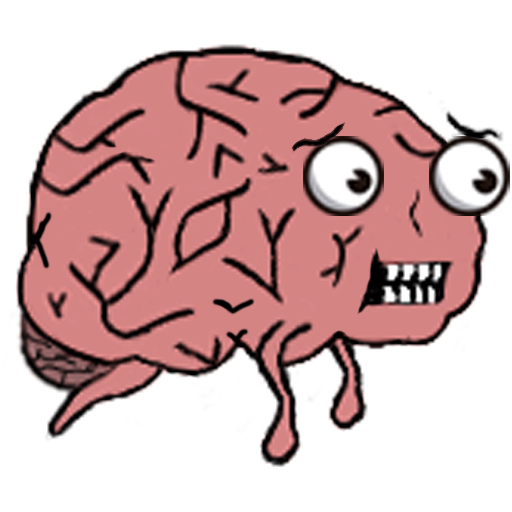
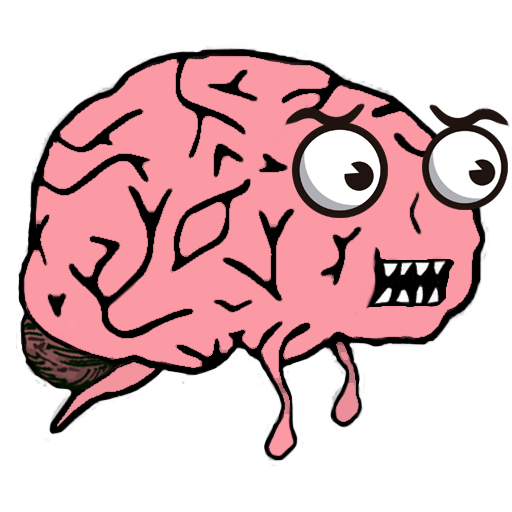
Before/after of a (512, 512) layered artwork. What changed in the layer stack:
removed layer "Eyebrow2" over [440, 99, 505, 143]
removed layer "Eye2" over [429, 136, 510, 216]
removed layer "Eyebrow1" over [291, 120, 346, 153]
removed layer "Eye1" over [303, 136, 384, 216]
added group "Eyes" with 6 layers above "Mouth" over [42, 44, 511, 358]
added layer "EyeBrow2" in group "Eyes" over [273, 89, 372, 154]
added layer "EyeBrow1" in group "Eyes" over [422, 90, 511, 155]
added layer "Eye 2" in group "Eyes" over [422, 124, 508, 210]
added layer "Eye 1" in group "Eyes" over [292, 122, 388, 218]
added group "Mouth" (1st of 2) with 2 layers above "Cerebellum" over [365, 246, 456, 311]
added layer "Teeth" in group "Mouth" over [369, 258, 447, 309]
added layer "Mouth" (2nd of 2, in "Mouth") in group "Mouth" over [365, 246, 456, 311]
added layer "Cerebellum" above "SquallyBase Soft" over [19, 311, 186, 399]
added layer "SquallyBase Soft" above "SquallyBase copy 2" over [13, 44, 489, 467]
hid "SquallyBase" (1st of 2), painted on it over [11, 44, 511, 467]
